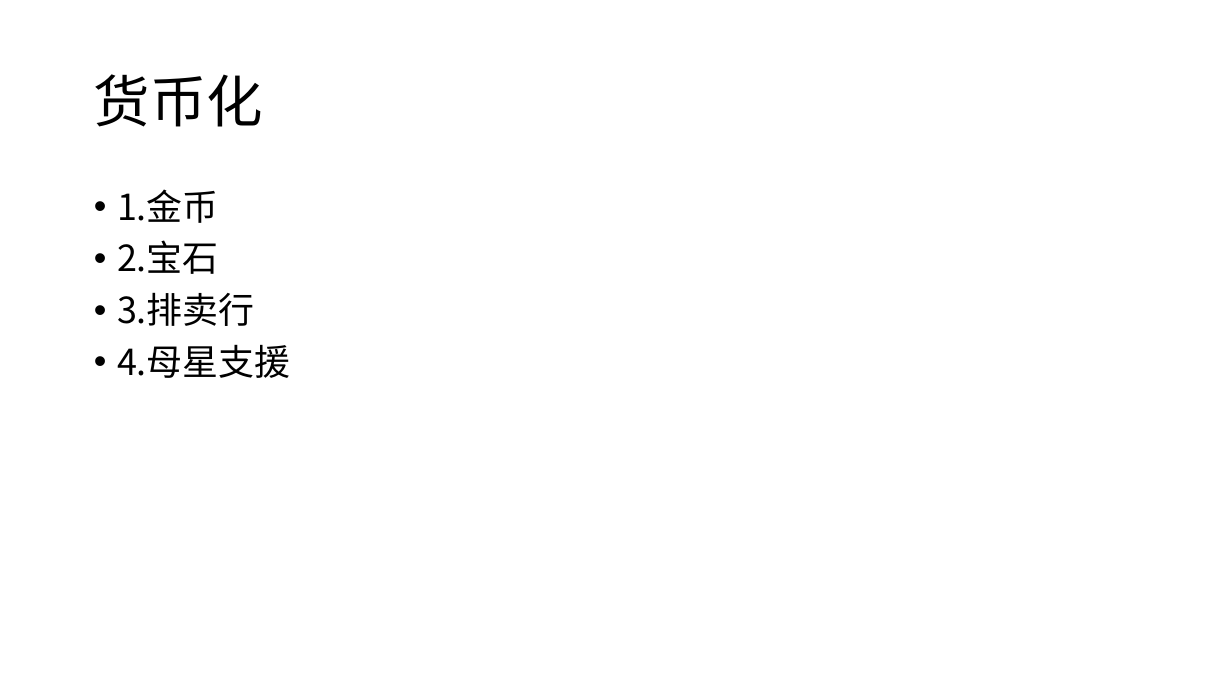
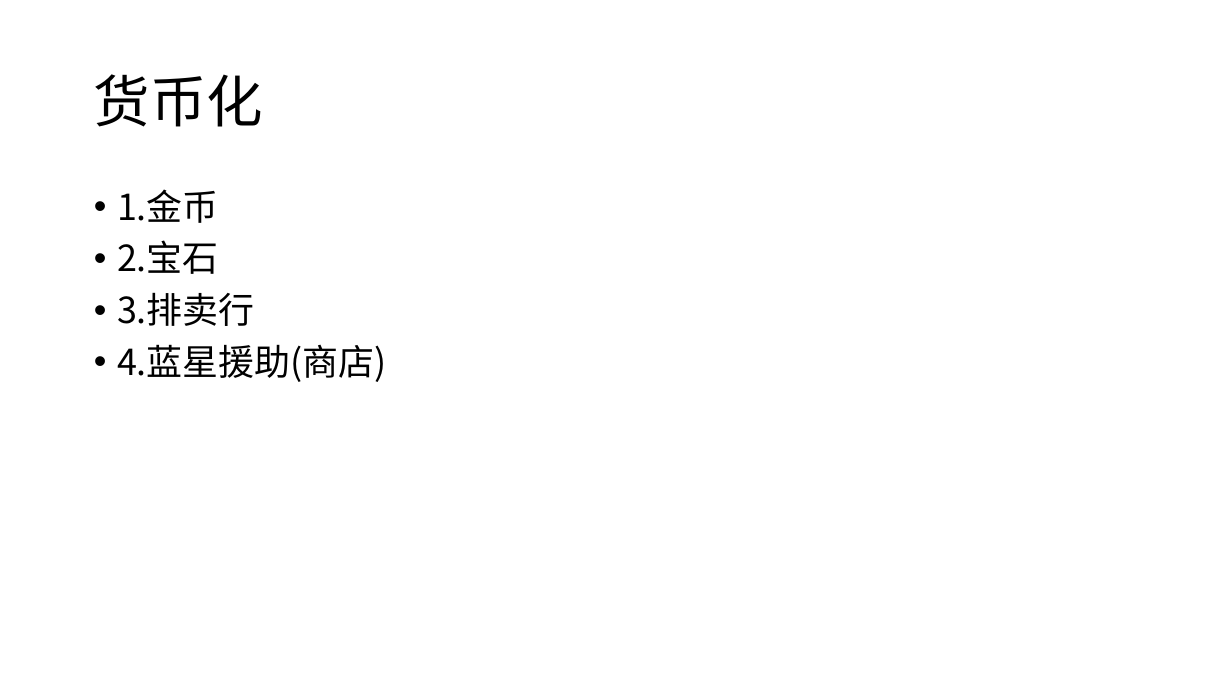
Before and after one commit to qq79402005/td, a slide deck: slide 9 of design/开发文档/GDD/十页说明书.pptx. Drawn at 1232x693 pixels with LibreOffice and Linux fonts; fonts in the diff are those of the drawing. Boxes give left, top, right and bottom in pixels: in the first picture for what was removed or moved away, otherwise in the second. Text is boxed around its words. In the diff, an @@ line names an element or a change of style, - is before the commit and + after.

```diff
--- a/design/开发文档/GDD/十页说明书.pptx
+++ b/design/开发文档/GDD/十页说明书.pptx
@@ text at (x1=117, y1=344, x2=386, y2=382): text changed @@
-• 4.母星支援
+• 4.蓝星援助(商店)
```
Also in this commit, not shown: 2 other slides changed, 1 other file.
